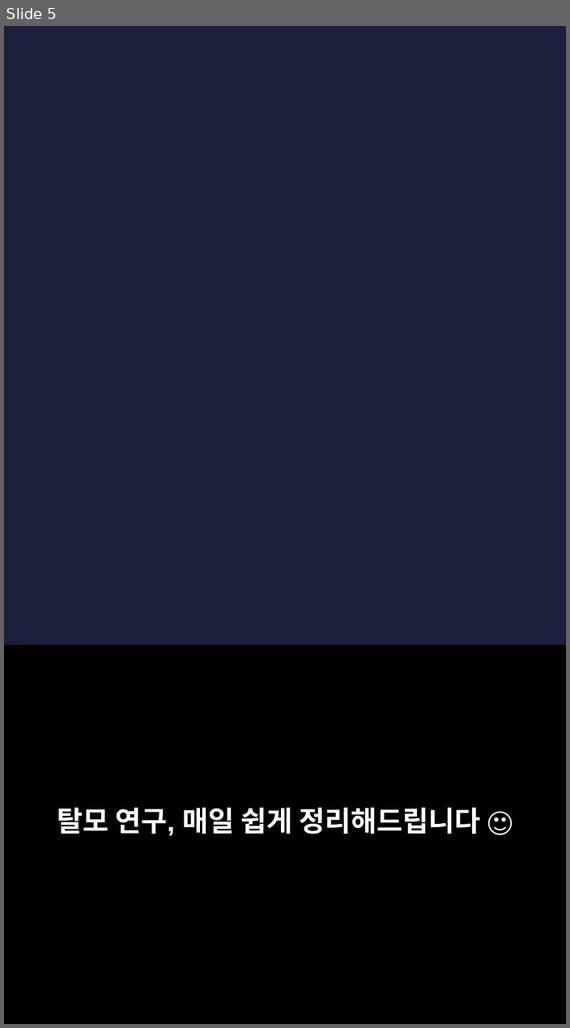
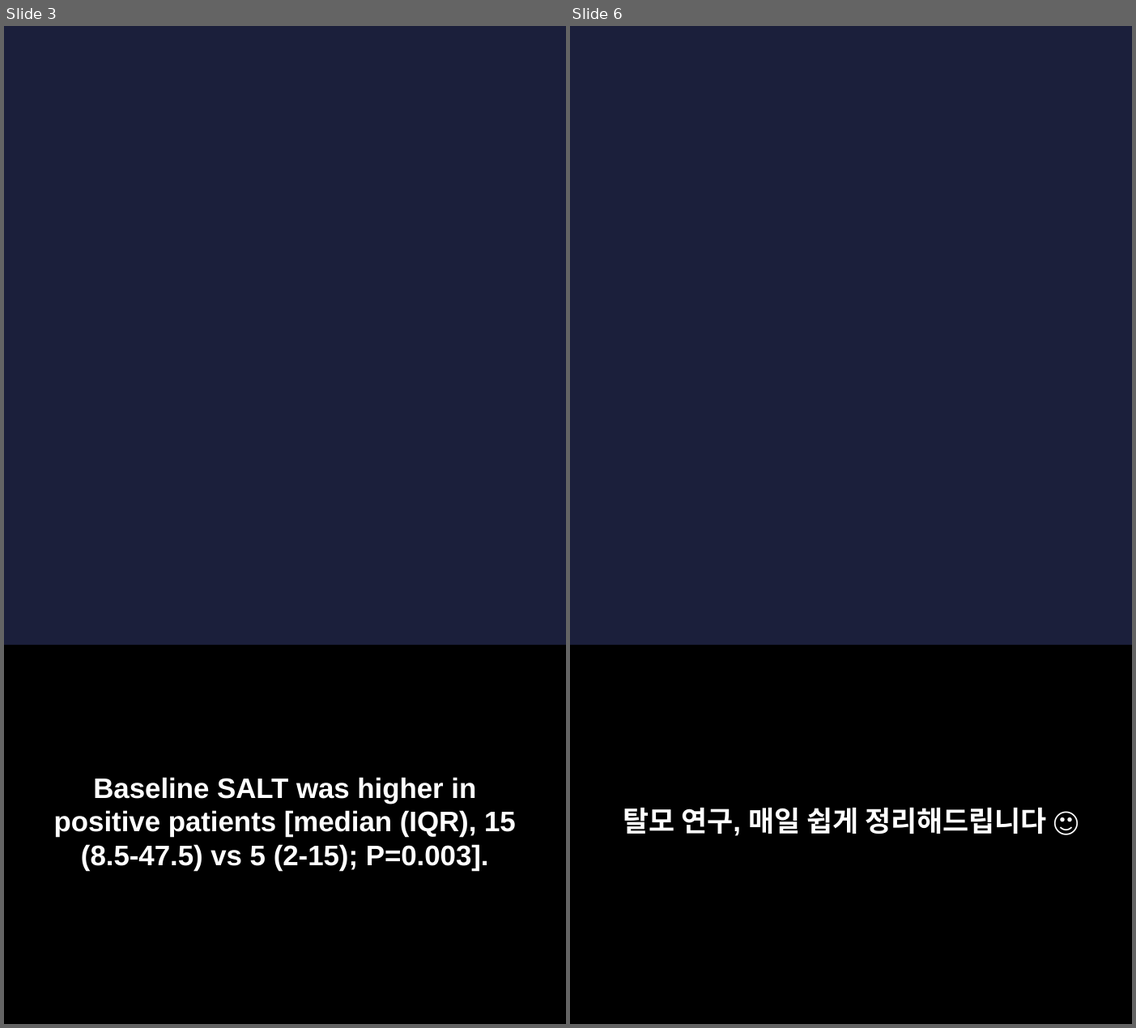
Before and after one commit to hyokang2010-BJ-ANTH/product-builder-test, a slide deck: pwa/data/latest/slides.pptx. Shown side by side, each under a label of ours: slide 5 before the commit, slides 3 and 6 after it; the slides between them are not shown. The pictures are 570x1028 and 1136x1028 pixels, drawn with LibreOffice and Linux fonts; fonts in the diff are those of the drawing; background and template pictures are left out. Boxes give left, top, right and bottom in pixels: in the first picture for what was removed or moved away, otherwise in the second. Text is boxed around its words. In the diff, an @@ line names an element or a change of style, - is before the commit and + after.

```diff
--- a/pwa/data/latest/slides.pptx
+++ b/pwa/data/latest/slides.pptx
@@ slide 3 added at box(4, 26, 566, 1024), background picture (left out) @@
@@ rectangle added at box(4, 646, 566, 1024), fill #000000 @@
@@ text added at box(54, 777, 516, 871), 22 pt, text #FFFFFF, bold @@
+Baseline SALT was higher in positive patients [median (IQR), 15 (8.5-47.5) vs 5 (2-15); P=0.003].
@@ what was slide 5 is now slide 6 @@
```
Also in this commit, not shown: 2 slides changed, 6 other slides added, 4 slides removed, 28 other files.
